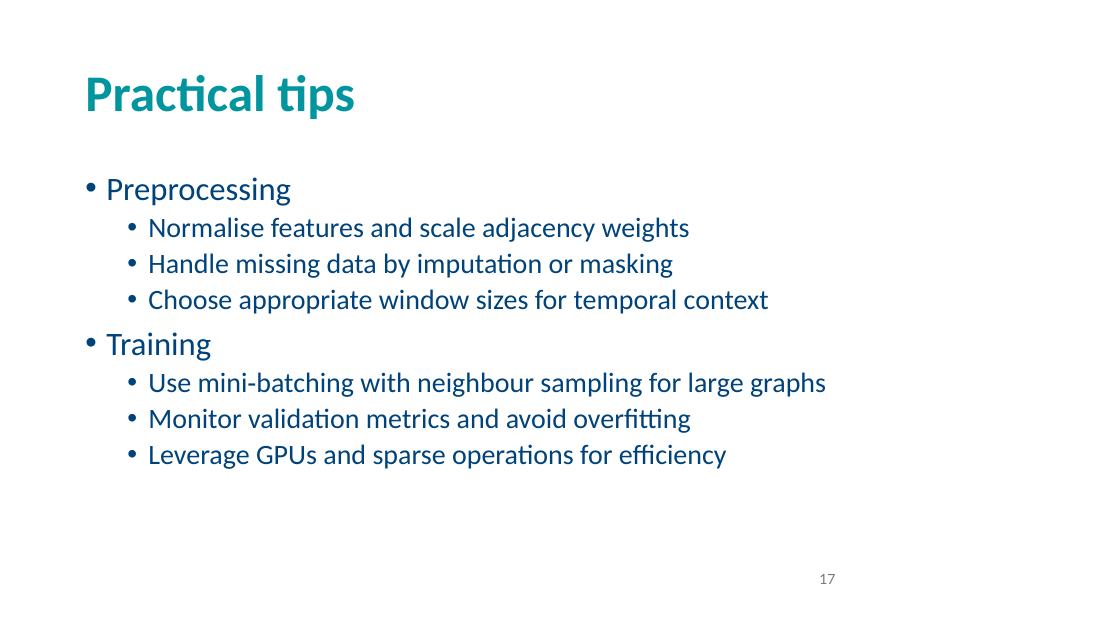
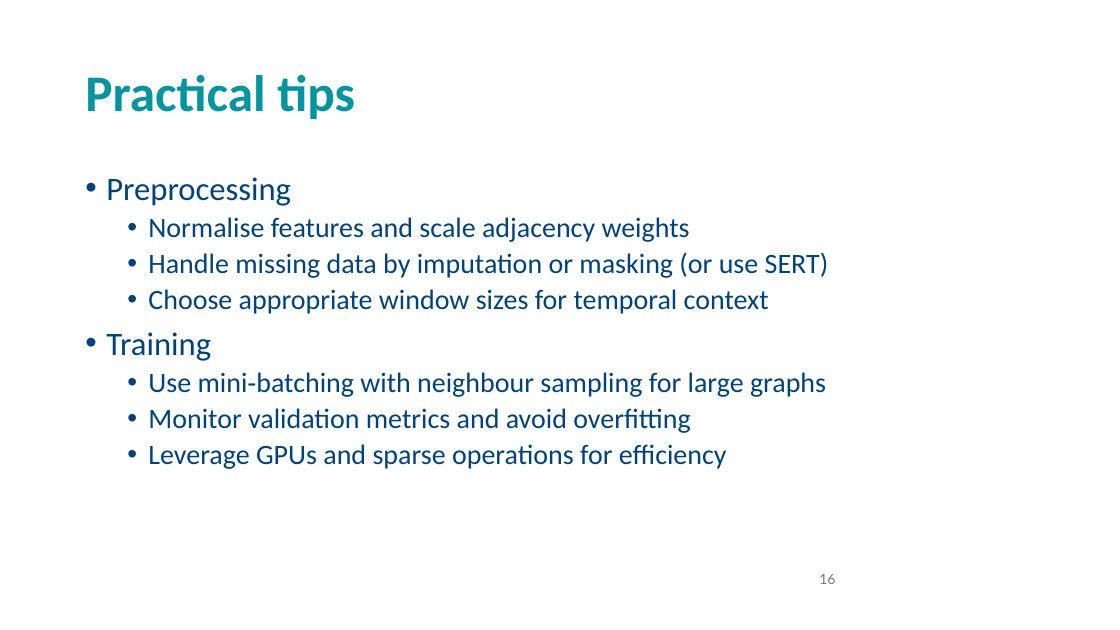
Before and after one commit to andrewcparnell/STAT41130, a slide deck: slide 16 of slides/day 4/D4C1_GNNs.pptx (slide 17 before the commit). Drawn at 1120x630 pixels with LibreOffice and Linux fonts; fonts in the diff are those of the drawing; background and template pictures are left out. Boxes give left, top, right and bottom in pixels: in the first picture for what was removed or moved away, otherwise in the second. Text is boxed around its words. In the diff, an @@ line names an element or a change of style, - is before the commit and + after.

```diff
--- a/slides/day 4/D4C1_GNNs.pptx
+++ b/slides/day 4/D4C1_GNNs.pptx
@@ text at bbox=[148, 252, 829, 278]: text changed @@
-  • Handle missing data by imputation or masking
+  • Handle missing data by imputation or masking (or use SERT)
@@ page number at bbox=[819, 574, 835, 584]: text changed @@
-17
+16
```
Also in this commit, not shown: 3 other slides changed, 1 slide removed, 19 other files.
